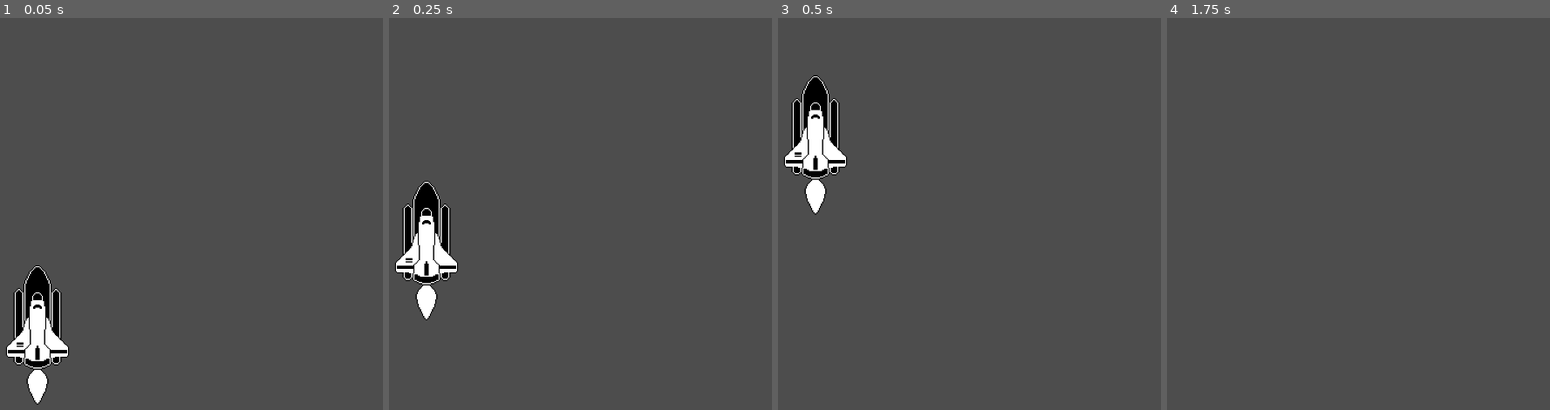
Above: before the commit, frames 1-4 (left to right).
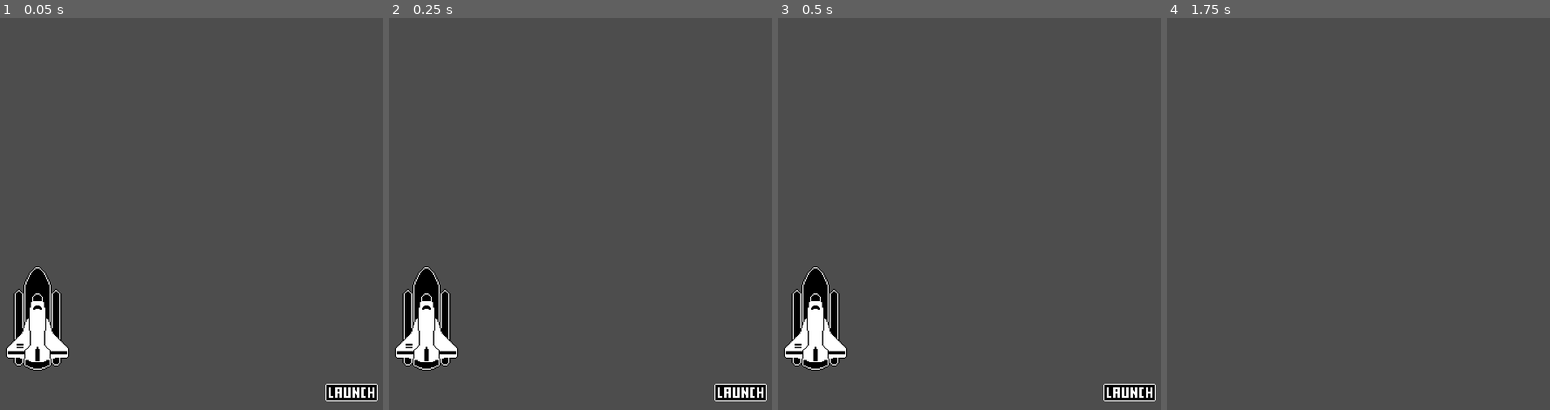
Above: after the commit, the same moments.

Repository: DeathMagnet/1-Bit-Rocket-Launch
Game: Godot game, scene res://world.tscn
Two runs of this game, one before a commit and one after it. Both use one fixed random seed, a clock stepped at 60 frames per second and the inputs below.
Inputs (mouse positions are in pixels of both pictures, inside the frame that each line leads up to):
- Up to frame 1 (0.05 s): no input
- Up to frame 2 (0.25 s): no input
- Up to frame 3 (0.5 s): no input
- Up to frame 4 (1.75 s): click (1519, 394) at 0.52 s

The runs differ from the first frame. In frame 1, 1.5% of the frame differs, in the area x 1-99%, y 63-99%; in frame 2, 6.0%; in frame 3, 6.8%, in the area x 1-99%, y 14-98%; in frame 4, nothing differs.

Commit message:
add-launch-button

Diff:
--- a/world.gd
+++ b/world.gd
@@ -1,8 +1,11 @@
 extends Node2D
 
 @onready var animation_player = $AnimationPlayer
+@onready var launch_button = $LaunchButton
+@onready var rocket_flare = $Rocket/RocketFlare
 
 # Called when the node enters the scene tree for the first time.
-func _ready() -> void:
+func _on_launch_button_button_down() -> void:
 	animation_player.play("launch")
-	print("Hello, World!")
+	rocket_flare.show()
+	launch_button.hide()
--- a/world.tscn
+++ b/world.tscn
@@ -1,8 +1,23 @@
-[gd_scene load_steps=7 format=3 uid="uid://ch588k0wyoh2r"]
+[gd_scene load_steps=8 format=3 uid="uid://ch588k0wyoh2r"]
 
 [ext_resource type="Script" path="res://world.gd" id="1_ffu36"]
 [ext_resource type="Texture2D" uid="uid://235voffk64nf" path="res://sprites/rocket_ship.png" id="1_y3w2o"]
 [ext_resource type="Texture2D" uid="uid://cigddu56ah0pf" path="res://sprites/rocket_ship_launch.png" id="3_8ch7t"]
+[ext_resource type="Texture2D" uid="uid://bo1k30ntgg7nn" path="res://sprites/launch_button.png" id="4_oh7uu"]
+
+[sub_resource type="Animation" id="Animation_ofj5l"]
+tracks/0/type = "value"
+tracks/0/imported = false
+tracks/0/enabled = true
+tracks/0/path = NodePath("Rocket:position")
+tracks/0/interp = 1
+tracks/0/loop_wrap = true
+tracks/0/keys = {
+"times": PackedFloat32Array(0, 1),
+"transitions": PackedFloat32Array(1, 1),
+"update": 0,
+"values": [Vector2(640, 552), Vector2(640, -264)]
+}
 
 [sub_resource type="Animation" id="Animation_aclxw"]
 resource_name = "launch"
@@ -19,21 +34,6 @@
 "values": [Vector2(640, 576), Vector2(640, -200)]
 }
 
-[sub_resource type="Animation" id="Animation_ofj5l"]
-length = 0.001
-tracks/0/type = "value"
-tracks/0/imported = false
-tracks/0/enabled = true
-tracks/0/path = NodePath("Rocket:position")
-tracks/0/interp = 1
-tracks/0/loop_wrap = true
-tracks/0/keys = {
-"times": PackedFloat32Array(0),
-"transitions": PackedFloat32Array(1),
-"update": 0,
-"values": [Vector2(640, 352)]
-}
-
 [sub_resource type="AnimationLibrary" id="AnimationLibrary_l2n55"]
 _data = {
 "RESET": SubResource("Animation_ofj5l"),
@@ -44,11 +44,12 @@
 script = ExtResource("1_ffu36")
 
 [node name="Rocket" type="Sprite2D" parent="."]
-position = Vector2(640, 352)
+position = Vector2(640, 552)
 scale = Vector2(2, 2)
 texture = ExtResource("1_y3w2o")
 
 [node name="RocketFlare" type="Sprite2D" parent="Rocket"]
+visible = false
 position = Vector2(0, 16)
 texture = ExtResource("3_8ch7t")
 
@@ -56,3 +57,14 @@
 libraries = {
 "": SubResource("AnimationLibrary_l2n55")
 }
+
+[node name="LaunchButton" type="TextureButton" parent="."]
+offset_left = 1168.0
+offset_top = 672.0
+offset_right = 1216.0
+offset_bottom = 688.0
+scale = Vector2(2, 2)
+texture_normal = ExtResource("4_oh7uu")
+stretch_mode = 5
+
+[connection signal="button_down" from="LaunchButton" to="." method="_on_launch_button_button_down"]
